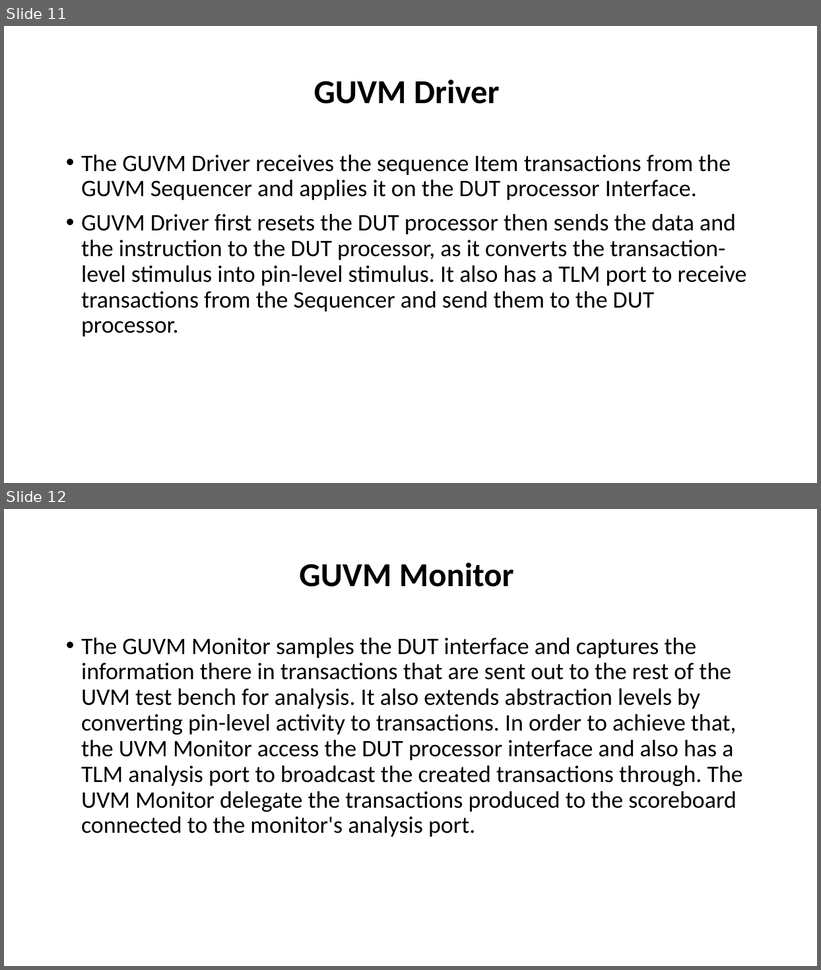
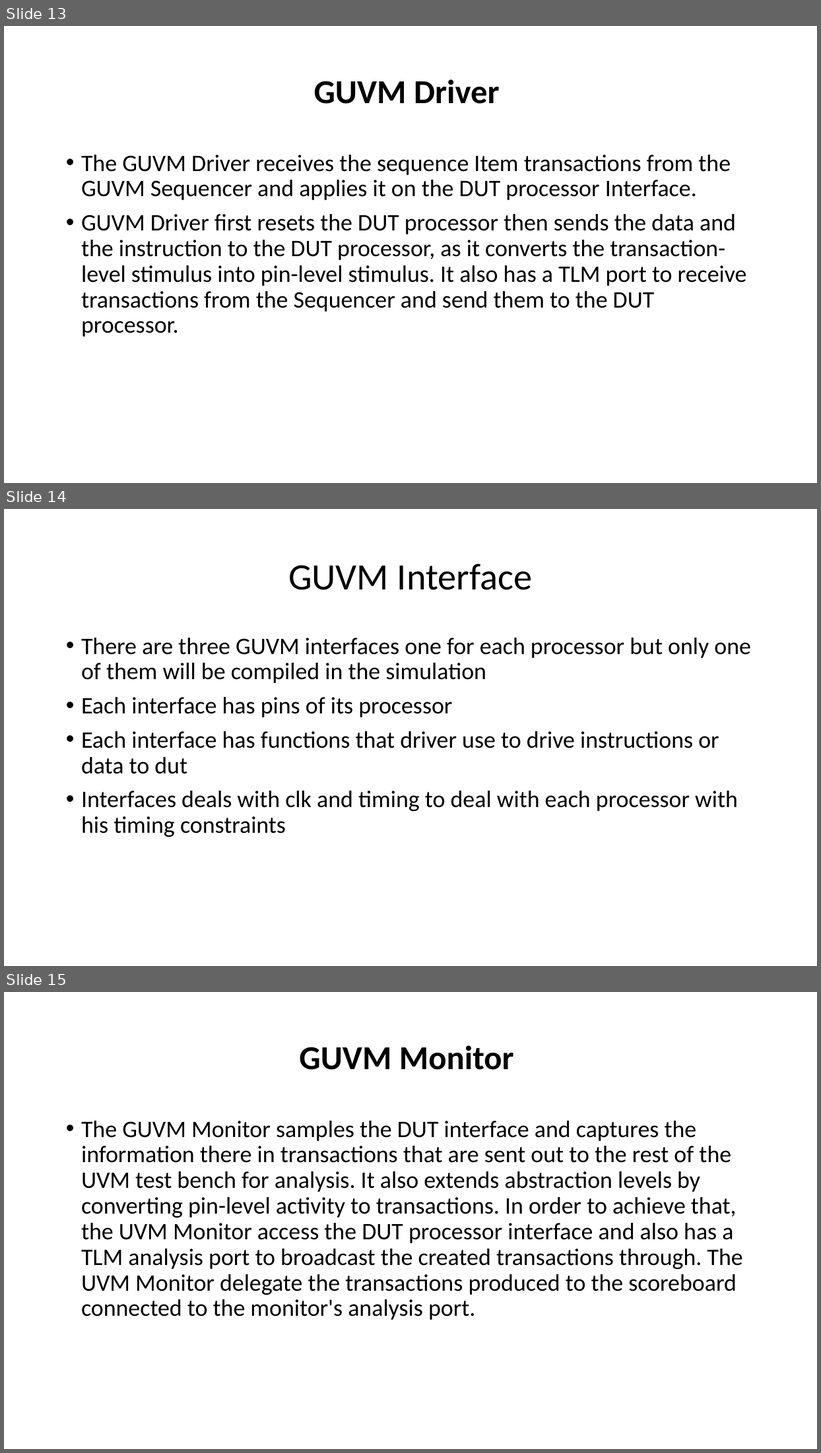
Before and after one commit to cufeolm/codeGP, a slide deck: Block Diagram_edited.pptx. Shown one above the other, each under a label of ours: slides 11 and 12 before the commit, slides 13, 14 and 15 after it. The pictures are 821x970 and 821x1453 pixels, drawn with LibreOffice and Linux fonts; fonts in the diff are those of the drawing. Boxes give left, top, right and bottom in pixels: in the first picture for what was removed or moved away, otherwise in the second. Text is boxed around its words. In the diff, an @@ line names an element or a change of style, - is before the commit and + after.

```diff
--- a/Block Diagram_edited.pptx
+++ b/Block Diagram_edited.pptx
@@ slide 14 added at bbox=[4, 509, 817, 966], background #FFFFFF @@
@@ title added at bbox=[288, 564, 532, 590], 44 pt, text #000000 @@
+GUVM Interface
@@ text added at bbox=[81, 638, 751, 837], 28 pt, text #000000 @@
+• There are three GUVM interfaces one for each processor but only one of them will be compiled in the simulation
+• Each interface has pins of its processor
+• Each interface has functions that driver use to drive instructions or data to dut
+• Interfaces deals with clk and timing to deal with each processor with his timing constraints
@@ what was slide 11 is now slide 13 @@
@@ what was slide 12 is now slide 15 @@
```
Also in this commit, not shown: 2 slides changed, 4 other slides added.
